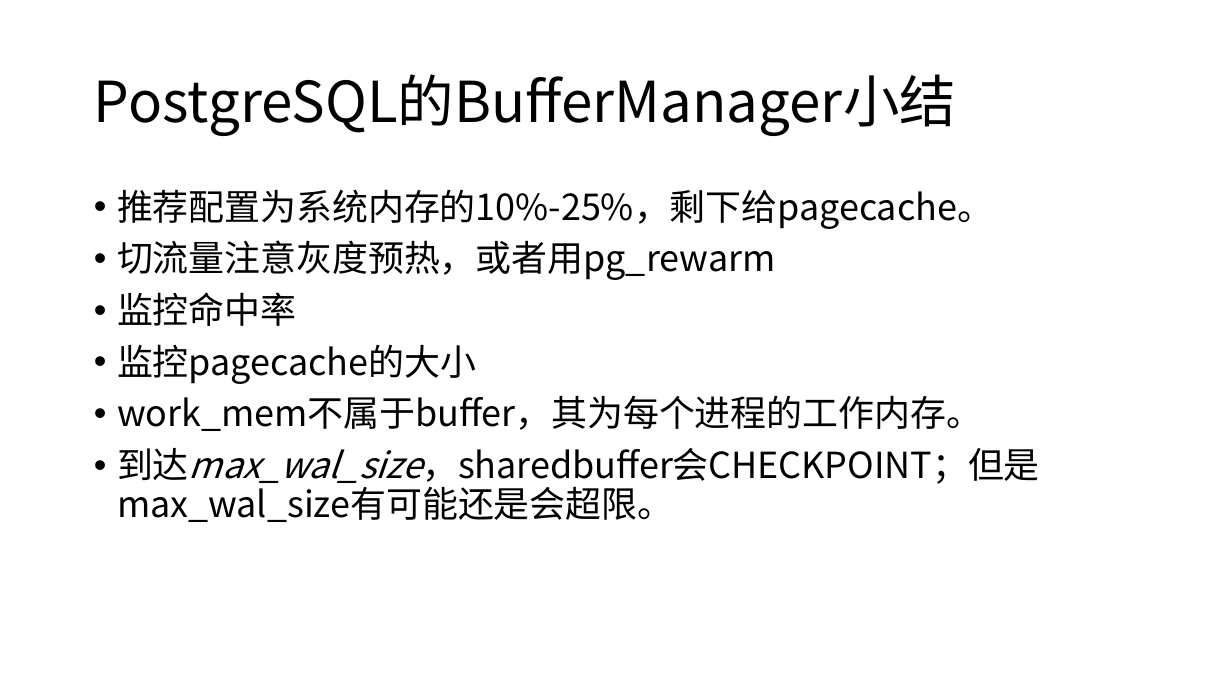
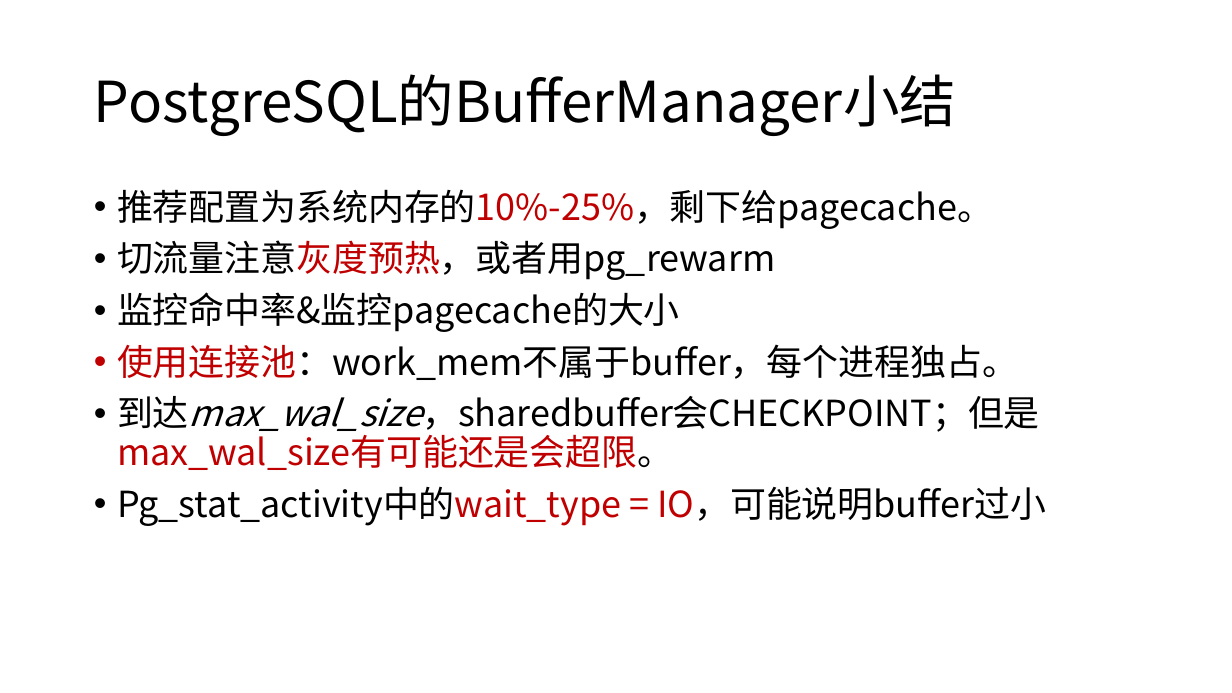
Before and after one commit to yummyliu/papers, a slide deck: slide 17 of 工作分享.pptx (slide 18 before the commit). Drawn at 1232x693 pixels with LibreOffice and Linux fonts; fonts in the diff are those of the drawing. Boxes give left, top, right and bottom in pixels: in the first picture for what was removed or moved away, otherwise in the second. Text is boxed around its words. In the diff, an @@ line names an element or a change of style, - is before the commit and + after.

```diff
--- a/工作分享.pptx
+++ b/工作分享.pptx
@@ text at [117, 189, 1040, 470]: text colour #000000 to #C00000 in "推荐配置为系统内存的10%-25%，剩下给pagecache。", "切流量注意灰度预热，或者用pg_rewarm", "到达max_wal_size，sharedbuffer会CHECKPOINT；但是max_wal_size有可能还是会超 ..." @@
@@ text at [117, 292, 1018, 380]: text changed @@
-• 监控命中率
-• 监控pagecache的大小
-• work_mem不属于buffer，其为每个进程的工作内存。
+• 监控命中率&监控pagecache的大小
+• 使用连接池：work_mem不属于buffer，每个进程独占。
@@ text at [117, 486, 1046, 526]: paragraph added @@
+• Pg_stat_activity中的wait_type = IO，可能说明buffer过小
```
Also in this commit, not shown: 21 other slides changed, 4 slides added.
